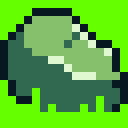
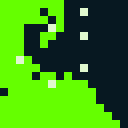
Two versions of the same layered image (128x128). Layer-by-layer changes:
added layer "Layer 21" above "Layer 20" over (x1=0, y1=0, x2=128, y2=128)
hid "Layer 14" over (x1=0, y1=8, x2=128, y2=112)
